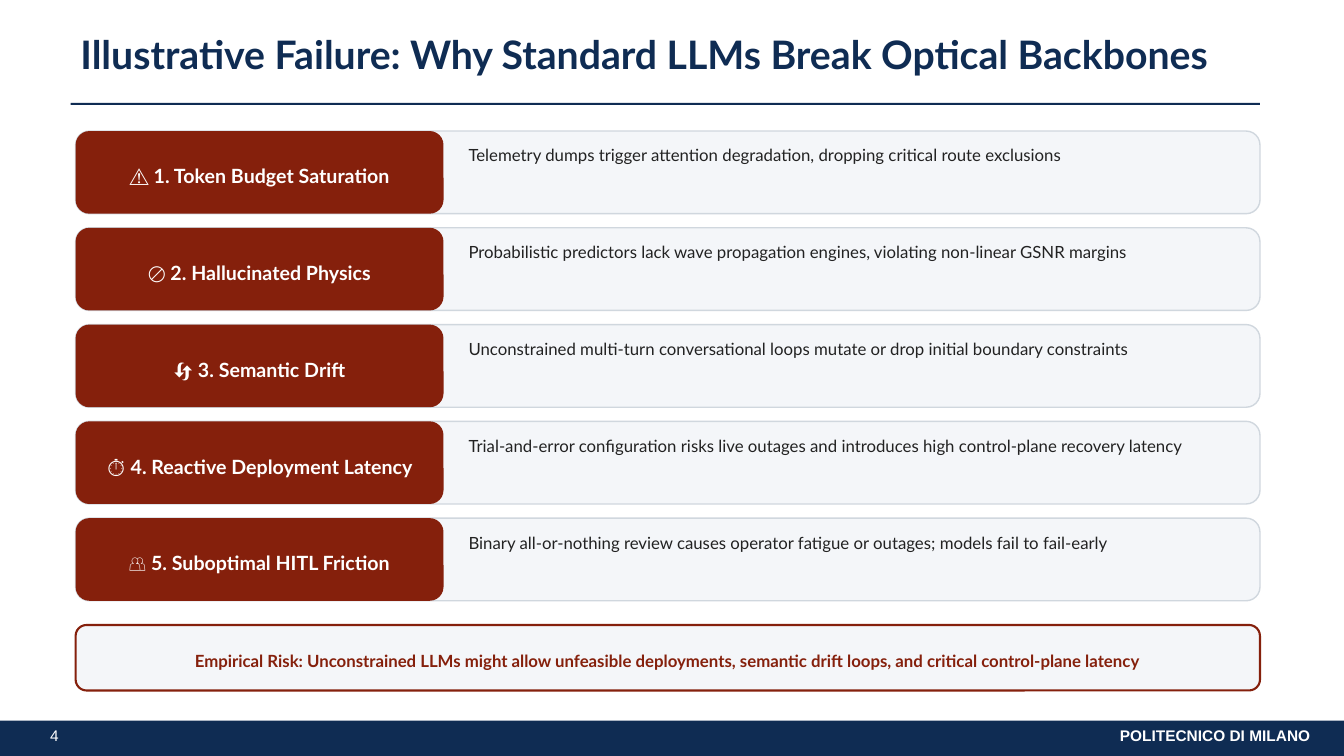
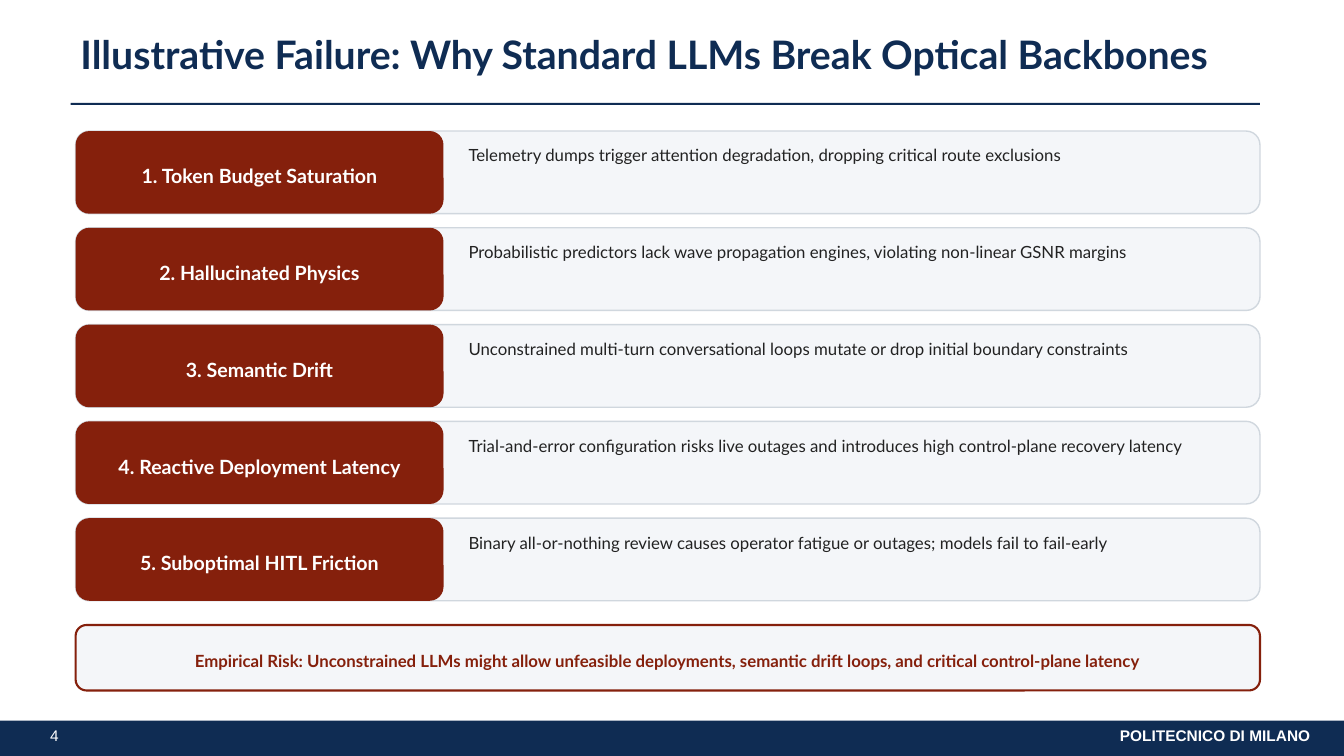
Before and after one commit to ABADIAb/MultiAgent-ON, a slide deck: slide 4 of docs/LLM_Wiki/wiki/presentations/thesis_defense/thesis_defense.pptx. Drawn at 1344x756 pixels with LibreOffice and Linux fonts; fonts in the diff are those of the drawing. Boxes give left, top, right and bottom in pixels: in the first picture for what was removed or moved away, otherwise in the second. Text is boxed around its words. In the diff, an @@ line names an element or a change of style, - is before the commit and + after.

```diff
--- a/docs/LLM_Wiki/wiki/presentations/thesis_defense/thesis_defense.pptx
+++ b/docs/LLM_Wiki/wiki/presentations/thesis_defense/thesis_defense.pptx
@@ text in rounded rectangle at (x1=142, y1=168, x2=377, y2=187): text changed @@
-⚠️ 1. Token Budget Saturation
+1. Token Budget Saturation
@@ text in rounded rectangle at (x1=159, y1=265, x2=360, y2=284): text changed @@
-🚫 2. Hallucinated Physics
+2. Hallucinated Physics
@@ text in rounded rectangle at (x1=186, y1=362, x2=333, y2=377): text changed @@
-🔄 3. Semantic Drift
+3. Semantic Drift
@@ text in rounded rectangle at (x1=118, y1=459, x2=401, y2=478): text changed @@
-⏱️ 4. Reactive Deployment Latency
+4. Reactive Deployment Latency
@@ text in rounded rectangle at (x1=140, y1=555, x2=379, y2=574): text changed @@
-👥 5. Suboptimal HITL Friction
+5. Suboptimal HITL Friction
```
Also in this commit, not shown: 7 other slides changed, 17 other files.
